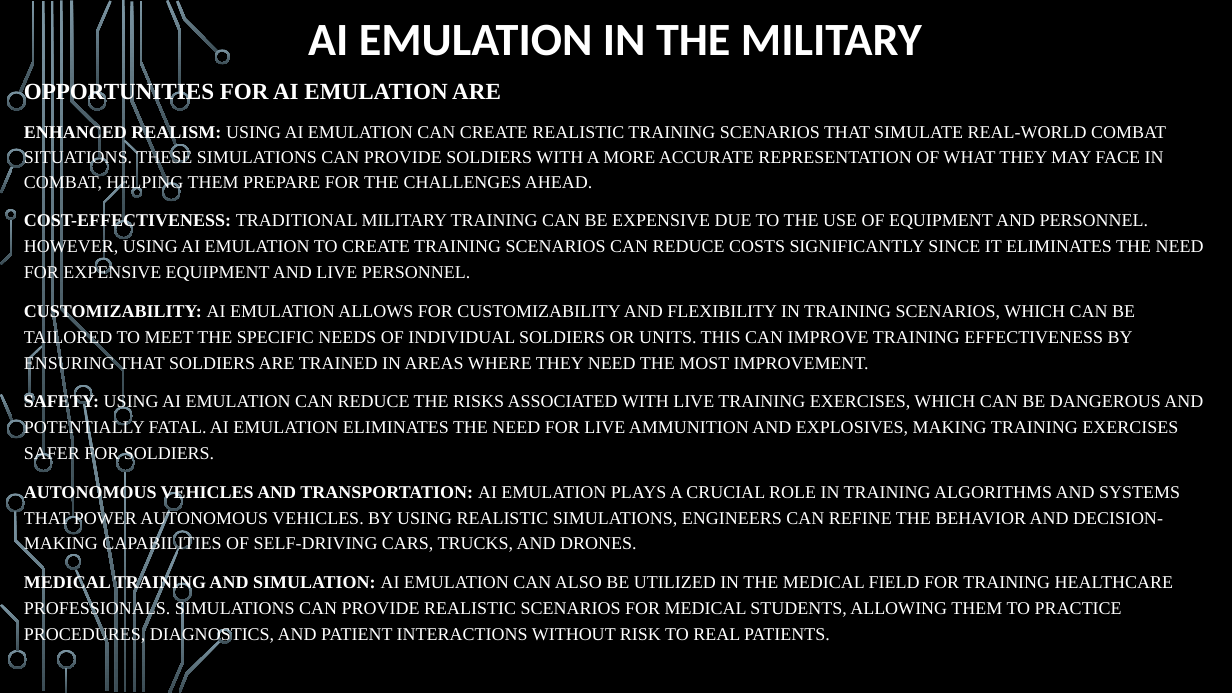
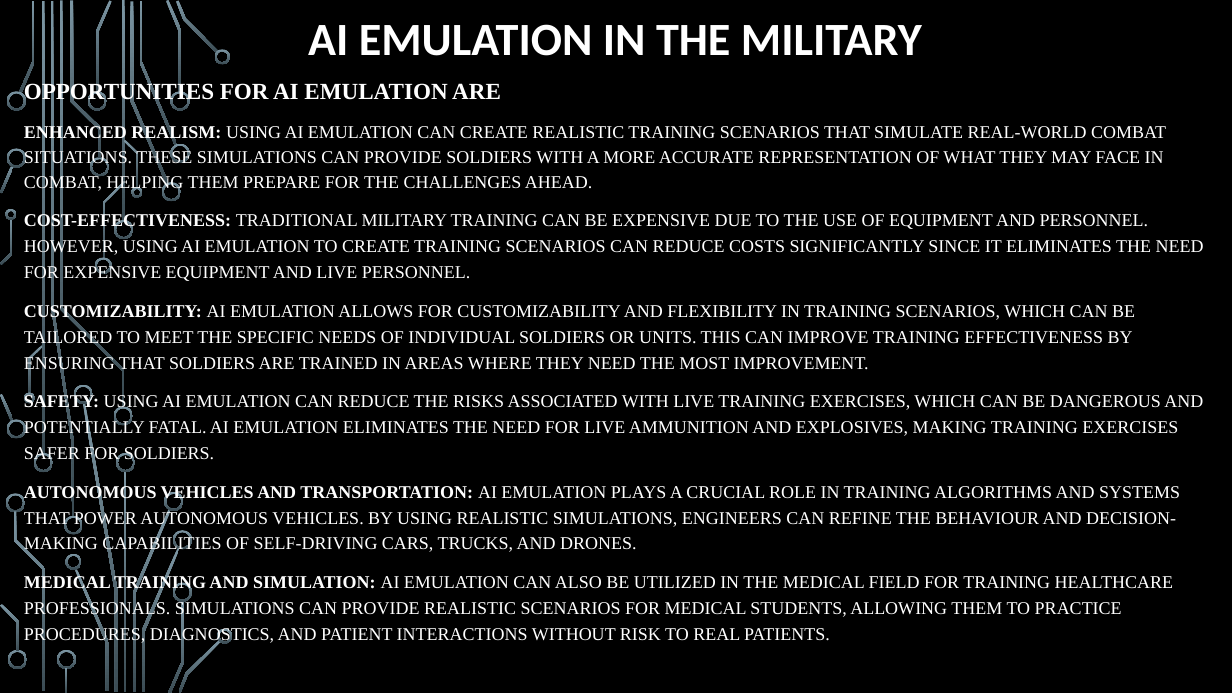
Before and after one commit to damienhovind/damienhovind.github.io, a slide deck: slide 1 of Assignment 3 power point new.pptx. Drawn at 1232x693 pixels with LibreOffice and Linux fonts; fonts in the diff are those of the drawing; background and template pictures are left out. Boxes give left, top, right and bottom in pixels: in the first picture for what was removed or moved away, otherwise in the second. Text is boxed around its words. In the diff, an @@ line names an element or a change of style, - is before the commit and + after.

```diff
--- a/Assignment 3 power point new.pptx
+++ b/Assignment 3 power point new.pptx
@@ subtitle at (24,484,1180,554): text changed @@
-AUTONOMOUS VEHICLES AND TRANSPORTATION: AI EMULATION PLAYS A CRUCIAL ROLE IN TRAINING ALGORITHMS AND SYSTEMS THAT POWER AUTONOMOUS VEHICLES. BY USING REALISTIC SIMULATIONS, ENGINEERS CAN REFINE THE BEHAVIOR AND DECISION-MAKING CAPABILITIES OF SELF-DRIVING CARS, TRUCKS, AND DRONES.
+AUTONOMOUS VEHICLES AND TRANSPORTATION: AI EMULATION PLAYS A CRUCIAL ROLE IN TRAINING ALGORITHMS AND SYSTEMS THAT POWER AUTONOMOUS VEHICLES. BY USING REALISTIC SIMULATIONS, ENGINEERS CAN REFINE THE BEHAVIOUR AND DECISION-MAKING CAPABILITIES OF SELF-DRIVING CARS, TRUCKS, AND DRONES.
```
Also in this commit, not shown: 1 slide added, 1 slide removed.
